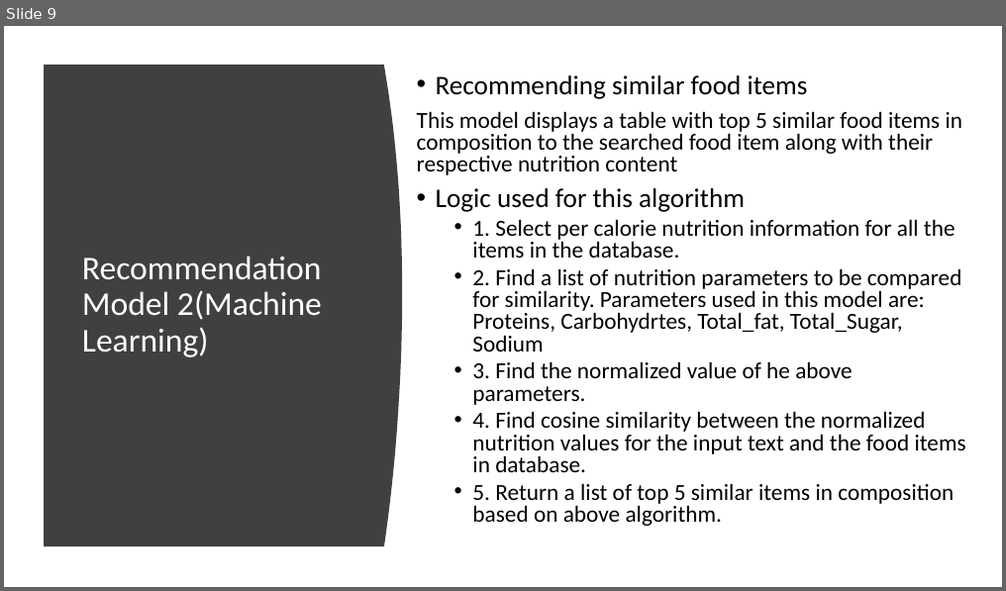
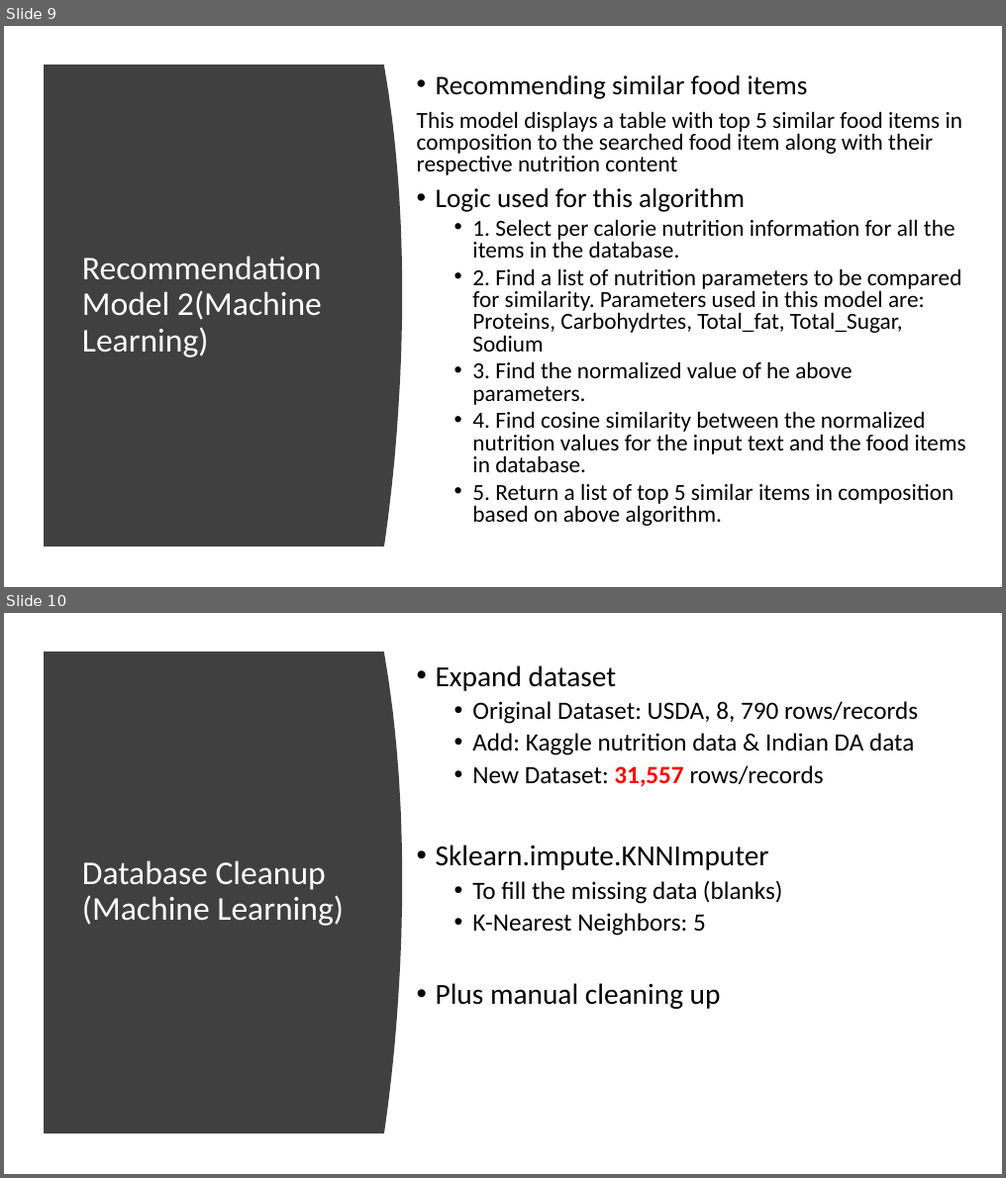
Before and after one commit to Rebel-Scum-Analytical/TeamProject3, a slide deck: Nutrometer.pptx. Shown one above the other, each under a label of ours: slide 9 before the commit, slides 9 and 10 after it. The pictures are 1006x591 and 1006x1178 pixels, drawn with LibreOffice and Linux fonts; fonts in the diff are those of the drawing. Boxes give left, top, right and bottom in pixels: in the first picture for what was removed or moved away, otherwise in the second. Text is boxed around its words. In the diff, an @@ line names an element or a change of style, - is before the commit and + after.

Commit message:
Dataset expansion slide added to the ppt

```diff
--- a/Nutrometer.pptx
+++ b/Nutrometer.pptx
@@ slide 10 added at (4, 613, 1002, 1174), background #FFFFFF @@
@@ freeform shape added at (44, 652, 402, 1134), fill #404040 @@
@@ text added at (436, 665, 918, 1009), 24 pt, text #000000 @@
+• Expand dataset
+  • Original Dataset: USDA, 8, 790 rows/records
+  • Add: Kaggle nutrition data & Indian DA data
+  • New Dataset: 31,557 rows/records
+• Sklearn.impute.KNNImputer
+  • To fill the missing data (blanks)
+  • K-Nearest Neighbors: 5
+  • Plus manual cleaning up
@@ title added at (82, 861, 344, 926), 32 pt, text #FFFFFF @@
+Database Cleanup (Machine Learning)
```
